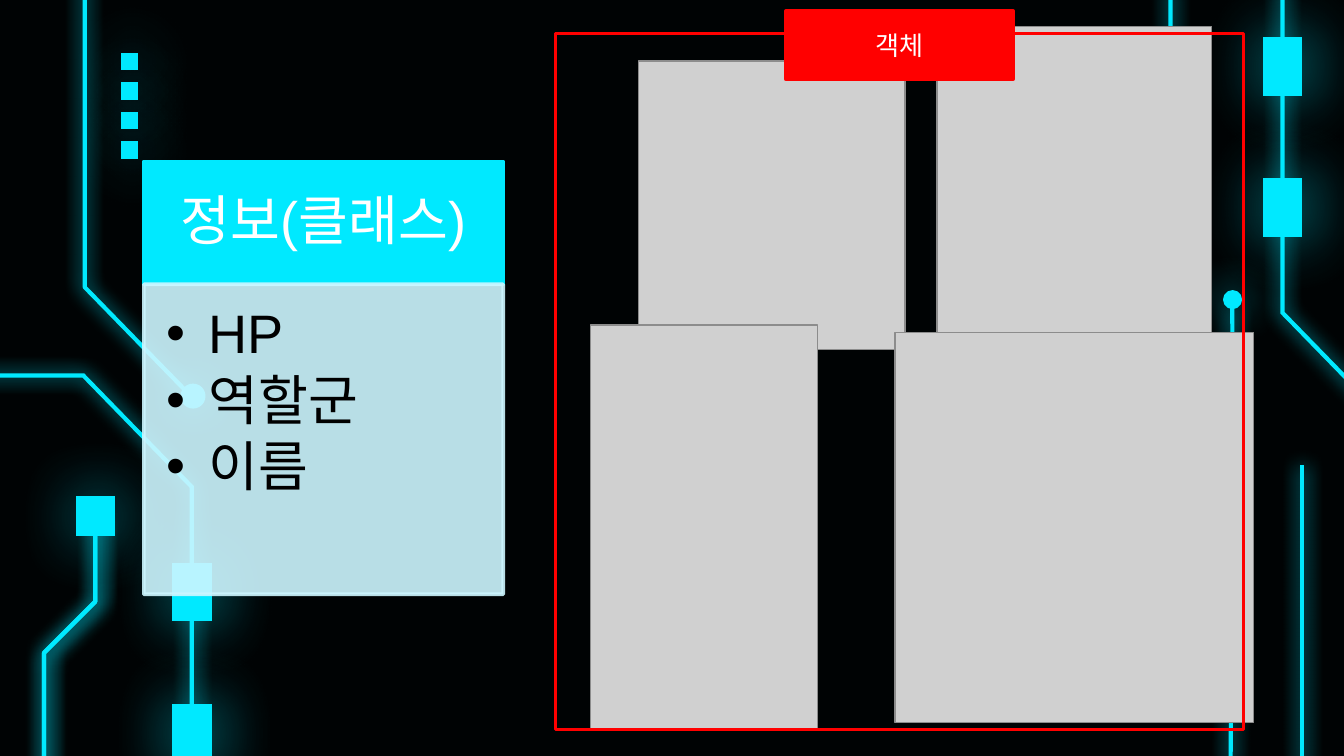
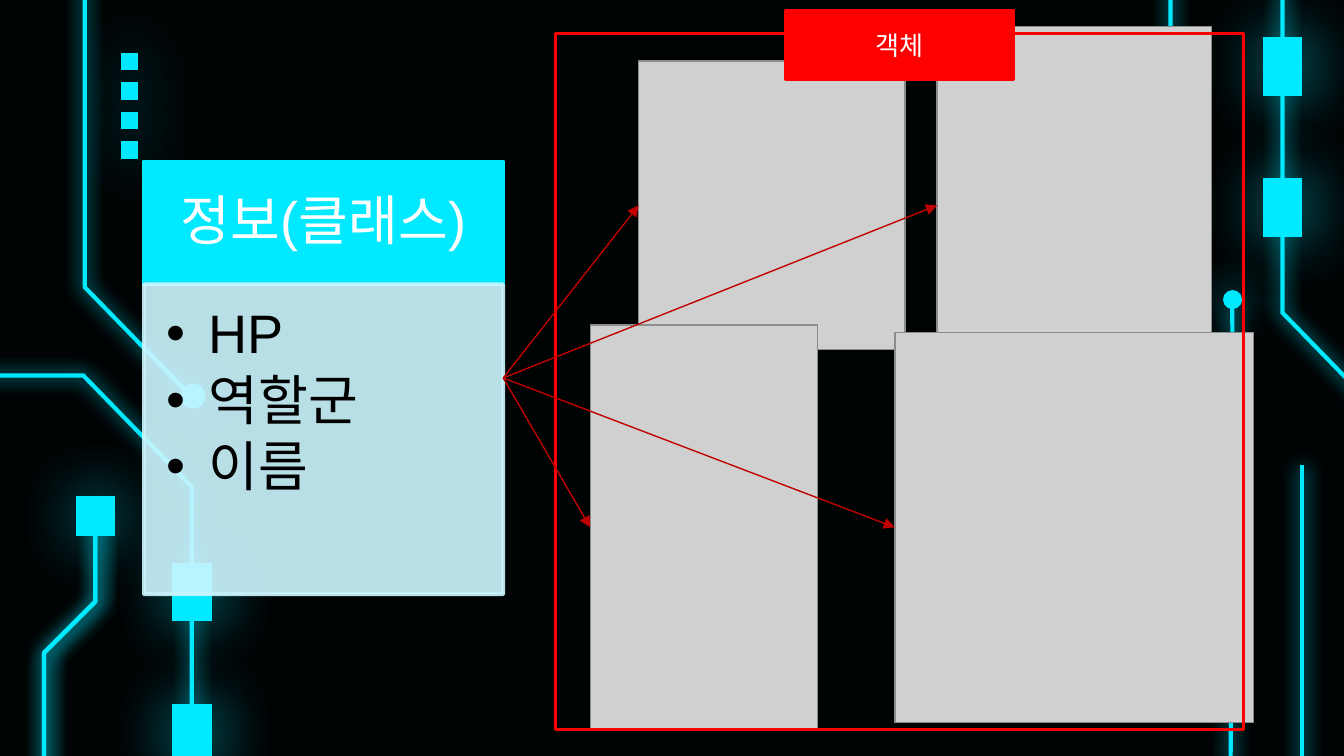
Before and after one commit to anyoungjin20040106/WebDevelop-with-fastapi, a slide deck: slide 14 of Python&appscript/5/OOP.pptx. Drawn at 1344x756 pixels with LibreOffice and Linux fonts; fonts in the diff are those of the drawing; grey boxes stand for pictures. Boxes give left, top, right and bottom in pixels: in the first picture for what was removed or moved away, otherwise in the second. Text is boxed around its words. In the diff, an @@ line names an element or a change of style, - is before the commit and + after.

```diff
--- a/Python&appscript/5/OOP.pptx
+++ b/Python&appscript/5/OOP.pptx
@@ arrow added from (503, 378) to (638, 206), #C00000 0.75 pt @@
@@ arrow added from (503, 378) to (937, 206), #C00000 0.75 pt @@
@@ arrow added from (503, 378) to (590, 527), #C00000 0.75 pt @@
@@ arrow added from (503, 378) to (895, 527), #C00000 0.75 pt @@
```
